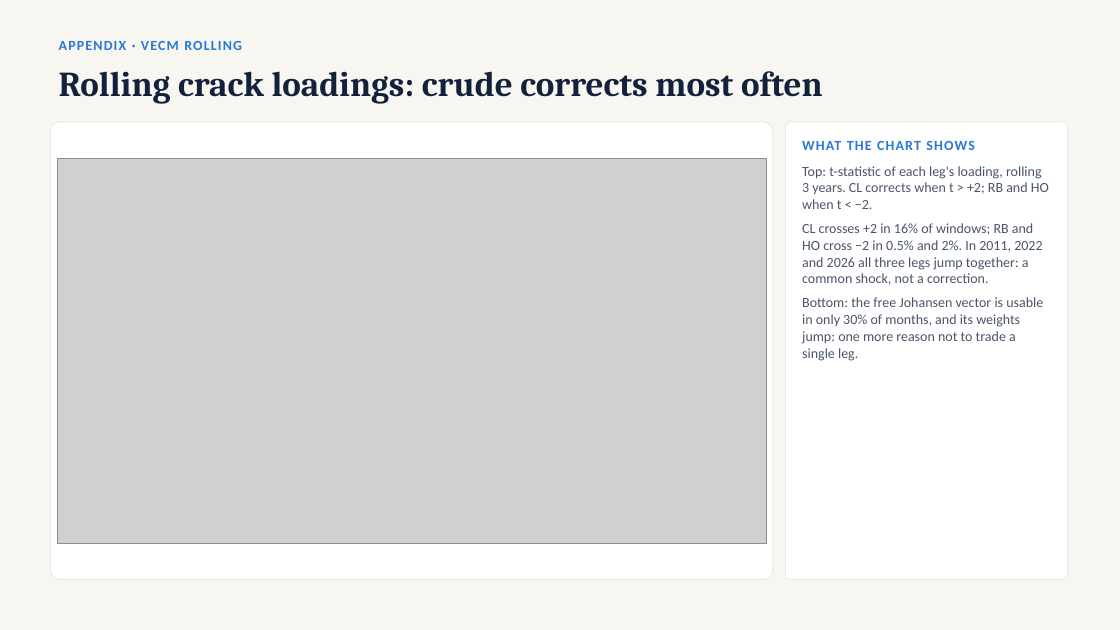
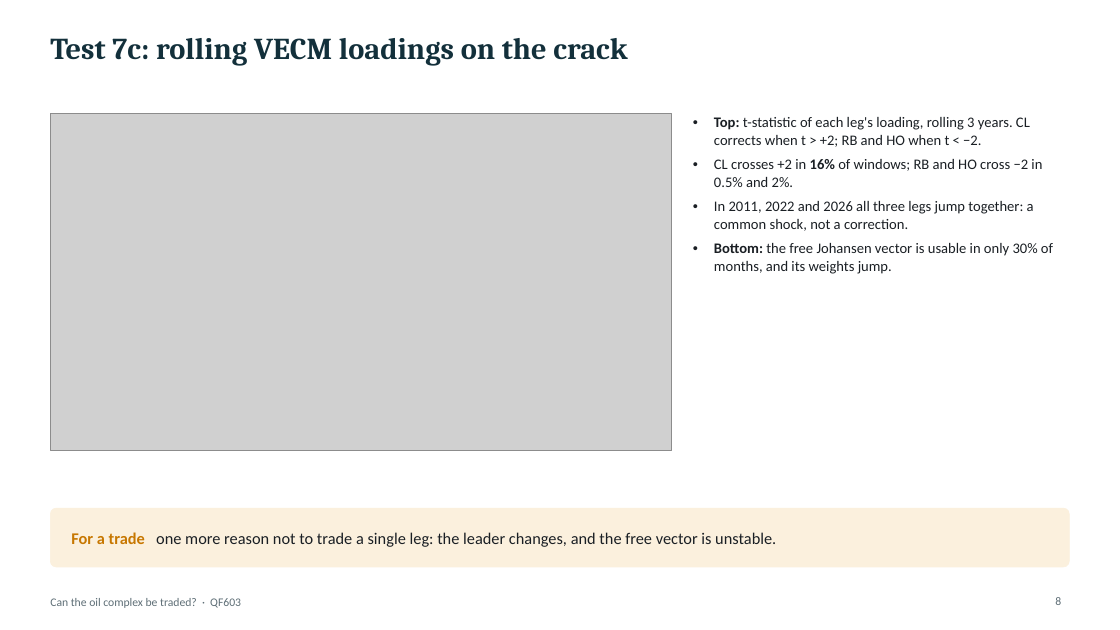
Before and after one commit to santapris/QF603-QAFM, a slide deck: slide 8 of report/garch_vecm_slides.pptx. Drawn at 1120x630 pixels with LibreOffice and Linux fonts; fonts in the diff are those of the drawing; grey boxes stand for pictures. Boxes give left, top, right and bottom in pixels: in the first picture for what was removed or moved away, otherwise in the second. Text is boxed around its words. In the diff, an @@ line names an element or a change of style, - is before the commit and + after.

```diff
--- a/report/garch_vecm_slides.pptx
+++ b/report/garch_vecm_slides.pptx
@@ background #F7F6F1 to #FFFFFF @@
@@ title at box(50, 38, 627, 66): text changed; size 12 to 26 pt; font Calibri to Cambria; text colour #2A78D6 to #13303B @@
-APPENDIX · VECM ROLLING
+Test 7c: rolling VECM loadings on the crack
@@ title removed at box(59, 71, 823, 103) @@
-Rolling crack loadings: crude corrects most often
@@ picture: place and size @@
-picture at box(57, 159, 766, 544)
+picture at box(50, 113, 672, 451)
@@ text "Top: t-statistic of each leg's ...": place and size @@
-text "Top: t-statistic of each leg's ..." at box(802, 166, 1049, 361)
+text "Top: t-statistic of each leg's ..." at box(714, 117, 1053, 274)
@@ text at box(714, 117, 1030, 147): size 12 to 12.5 pt, text colour #4A5568 to #1A1F24 in "Top: t-statistic of each leg's loading, rolling ..."; bold on in "Top:"; bullet none to • @@
@@ rounded rectangle removed at box(50, 122, 773, 580) @@
@@ rounded rectangle removed at box(786, 122, 1068, 580) @@
@@ text removed at box(802, 141, 975, 150) @@
-WHAT THE CHART SHOWS
@@ text at box(714, 159, 1053, 274): text changed; size 12 to 12.5 pt; text colour #4A5568 to #1A1F24 @@
-CL crosses +2 in 16% of windows; RB and HO cross −2 in 0.5% and 2%. In 2011, 2022 and 2026 all three legs jump together: a common shock, not a correction.
-Bottom: the free Johansen vector is usable in only 30% of months, and its weights jump: one more reason not to trade a single leg.
+• CL crosses +2 in 16% of windows; RB and HO cross −2 in 0.5% and 2%.
+• In 2011, 2022 and 2026 all three legs jump together: a common shock, not a correction.
+• Bottom: the free Johansen vector is usable in only 30% of months, and its weights jump.
@@ rounded rectangle added at box(50, 508, 1070, 567), fill #FBF0DD, outline #FBF0DD 0.5 pt @@
@@ text added at box(71, 532, 776, 547), 14 pt, text #1A1F24 @@
+For a trade one more reason not to trade a single leg: the leader changes, and the free vector is unstable.
@@ text added at box(50, 598, 241, 608), 10 pt, text #5E6E76 @@
+Can the oil complex be traded? · QF603
@@ page number added at box(1055, 597, 1061, 605), 10 pt, text #5E6E76 @@
+8
```
Also in this commit, not shown: 7 other slides changed, 1 other file.
